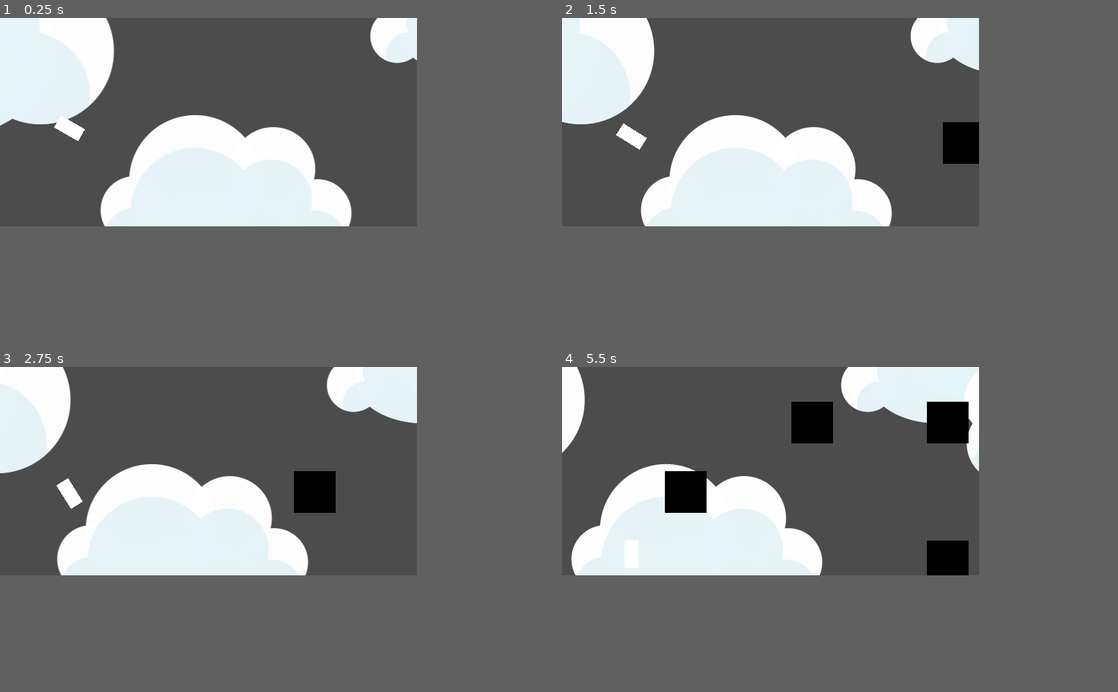
Above: before the commit, frames 1-4 (two rows, left to right).
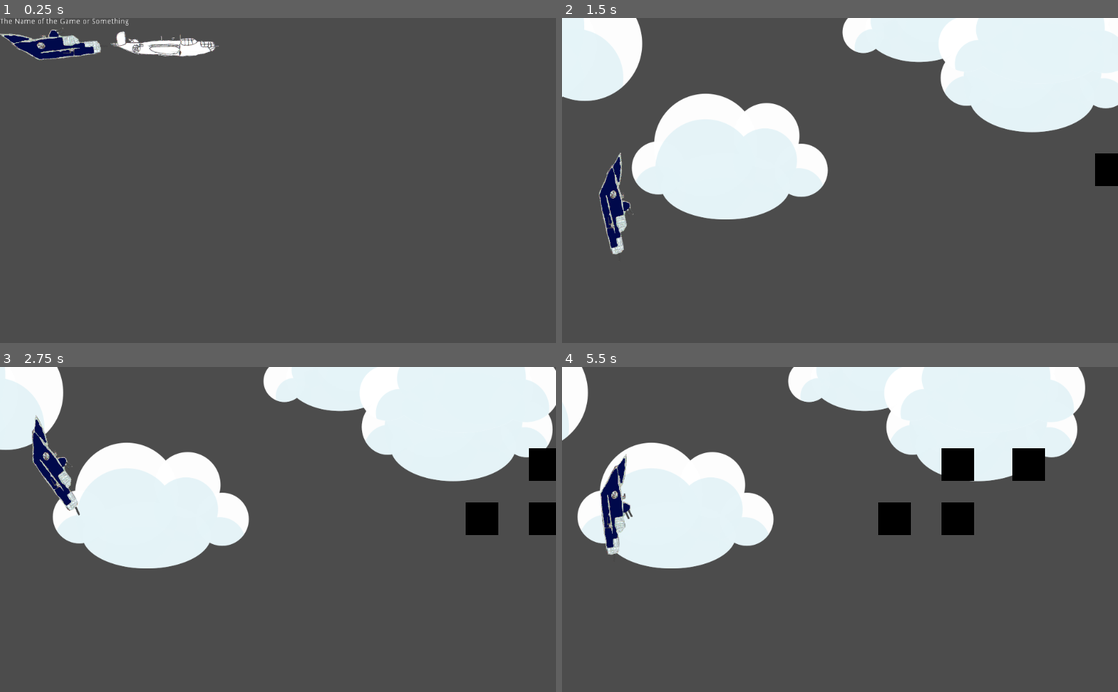
Above: after the commit, the same moments.

Repository: the-g-force/FamJam-October2020
Game: Godot game, scene res://src/AirplaneSelection.tscn
Two runs of this game, one before a commit and one after it. Both use one fixed random seed, a clock stepped at 60 frames per second and the inputs below. Before the commit the project starts from res://src/Level.tscn.
Inputs (mouse positions are in pixels of both pictures, inside the frame that each line leads up to):
- Up to frame 1 (0.25 s): no input
- Up to frame 2 (1.5 s): click (600, 34) at 0.52 s; move the mouse to (862, 112) at 1.27 s; click (862, 112) at 1.42 s
- Up to frame 3 (2.75 s): move the mouse to (122, 480) at 2.02 s; click (122, 480) at 2.17 s
- Up to frame 4 (5.5 s): move the mouse to (812, 425) at 2.77 s; click (812, 425) at 2.92 s; move the mouse to (751, 513) at 3.52 s; click (751, 513) at 3.67 s; move the mouse to (895, 503) at 4.27 s; click (895, 503) at 4.42 s; move the mouse to (645, 438) at 5.02 s; click (645, 438) at 5.17 s
The window is 600x300 before the commit and 800x468 after it. Grey fills any space a smaller window leaves; there, only what the larger window draws over its background counts as a difference.

The runs differ from the first frame. In frame 1, 20% of the frame differs, in the area x 0-75%, y 0-65%; in frame 2, 23%, in the area x 0-100%, y 0-73%; in frame 3, 23%; in frame 4, 22%.

Commit message:
Allow plane selection at start of the game
Because the planes are 200x60, this also includes changes
to the screen and playable area sizes.

Diff:
--- a/project/project.godot
+++ b/project/project.godot
@@ -21,13 +21,11 @@
 [application]
 
 config/name="FamJam-October2020"
-run/main_scene="res://src/Level.tscn"
+run/main_scene="res://src/AirplaneSelection.tscn"
 config/icon="res://icon.png"
 
 [display]
 
-window/size/width=600
-window/size/height=300
 window/stretch/mode="2d"
 window/stretch/aspect="keep"
 
--- a/project/src/AirplaneSelection.gd
+++ b/project/src/AirplaneSelection.gd
@@ -1,10 +1,14 @@
 extends Control
 
+const Level := preload("res://src/Level.tscn")
+
 var _images := [
-	preload("res://assets/Planes/TestPlane.png")
+	preload("res://assets/Planes/b-29-D.png"),
+	preload("res://assets/Planes/plane-Leo.png")
 ]
 
-onready var _button_container := $ButtonContainer
+onready var _button_container := $VBoxContainer/ButtonContainer
+
 
 func _ready():
 	for plane in _images:
@@ -15,4 +19,7 @@
 
 
 func _on_Button_pressed(texture):
-	print('Pressed ' + str(texture))
+	var level := Level.instance()
+	level.set_plane_image(texture)
+	add_child(level)
+	$VBoxContainer.visible = false
--- a/project/src/AirplaneSelection.tscn
+++ b/project/src/AirplaneSelection.tscn
@@ -10,6 +10,23 @@
 "_edit_use_anchors_": false
 }
 
-[node name="ButtonContainer" type="GridContainer" parent="."]
-anchor_right = 1.0
-anchor_bottom = 1.0
+[node name="VBoxContainer" type="VBoxContainer" parent="."]
+margin_right = 40.0
+margin_bottom = 40.0
+__meta__ = {
+"_edit_use_anchors_": false
+}
+
+[node name="Label" type="Label" parent="VBoxContainer"]
+margin_right = 237.0
+margin_bottom = 14.0
+text = "The Name of the Game or Something"
+
+[node name="ButtonContainer" type="GridContainer" parent="VBoxContainer"]
+margin_top = 18.0
+margin_right = 237.0
+margin_bottom = 18.0
+columns = 2
+__meta__ = {
+"_edit_use_anchors_": false
+}
--- a/project/src/Level.gd
+++ b/project/src/Level.gd
@@ -10,13 +10,24 @@
 onready var obstacles := $Obstacles
 onready var obstacle_timer := $ObstacleTimer
 
+var _plane_image : Texture
+
+func _ready():
+	player.set_image(_plane_image)
+
+
+func _process(delta):
+	$ParallaxBackground.scroll_offset.x -= slidespeed/2.0 * delta
+
+
+func set_plane_image(image) -> void:
+	_plane_image = image
+
+
 func _restart():
 	player.position = Vector2(100, 150)
 	player.rotation_degrees = 0
 
-
-func _process(delta):
-	$ParallaxBackground.scroll_offset.x -= slidespeed/2.0 * delta
 
 
 func _lose(body):
@@ -31,7 +42,7 @@
 	var obstacle_number := randi()%2 + 1
 	for _i in obstacle_number:
 		var obstacle = Obstacle.instance()
-		obstacle.position.x = 650
+		obstacle.position.x = 1024
 		obstacles.add_child(obstacle)
 		var pos := randi()%3
 		match pos:
--- a/project/src/Level.tscn
+++ b/project/src/Level.tscn
@@ -11,7 +11,7 @@
 script = ExtResource( 2 )
 
 [node name="Plane" parent="." instance=ExtResource( 1 )]
-position = Vector2( 100, 150 )
+position = Vector2( 100, 243.338 )
 
 [node name="Walls" type="Node2D" parent="."]
 
@@ -24,7 +24,7 @@
 [node name="Wall2" type="Area2D" parent="Walls"]
 
 [node name="CollisionShape2D2" type="CollisionShape2D" parent="Walls/Wall2"]
-position = Vector2( 96, 312 )
+position = Vector2( 96, 607.167 )
 shape = SubResource( 1 )
 
 [node name="ParallaxBackground" parent="." instance=ExtResource( 3 )]
--- a/project/src/Plane.gd
+++ b/project/src/Plane.gd
@@ -24,5 +24,5 @@
 		_is_up = false
 
 
-func _draw():
-	draw_rect(Rect2(Vector2(-20,-10), $CollisionShape2D.shape.extents*2), Color.white)
+func set_image(image) -> void:
+	$Sprite.texture = image
--- a/project/src/Plane.tscn
+++ b/project/src/Plane.tscn
@@ -1,12 +1,16 @@
-[gd_scene load_steps=3 format=2]
+[gd_scene load_steps=4 format=2]
 
 [ext_resource path="res://src/Plane.gd" type="Script" id=1]
+[ext_resource path="res://assets/Planes/b-29-D.png" type="Texture" id=2]
 
 [sub_resource type="RectangleShape2D" id=1]
-extents = Vector2( 20, 10 )
+extents = Vector2( 100, 30 )
 
 [node name="Plane" type="KinematicBody2D"]
 script = ExtResource( 1 )
 
 [node name="CollisionShape2D" type="CollisionShape2D" parent="."]
 shape = SubResource( 1 )
+
+[node name="Sprite" type="Sprite" parent="."]
+texture = ExtResource( 2 )
Binary file removed: project/assets/Planes/TestPlane.png
Renamed: project/assets/b-29-D.png -> project/assets/Planes/b-29-D.png
Not shown, added: project/assets/Planes/b-29-D.png.import
Renamed: project/assets/plane-Leo.png -> project/assets/Planes/plane-Leo.png
Not shown, added: project/assets/Planes/plane-Leo.png.import
